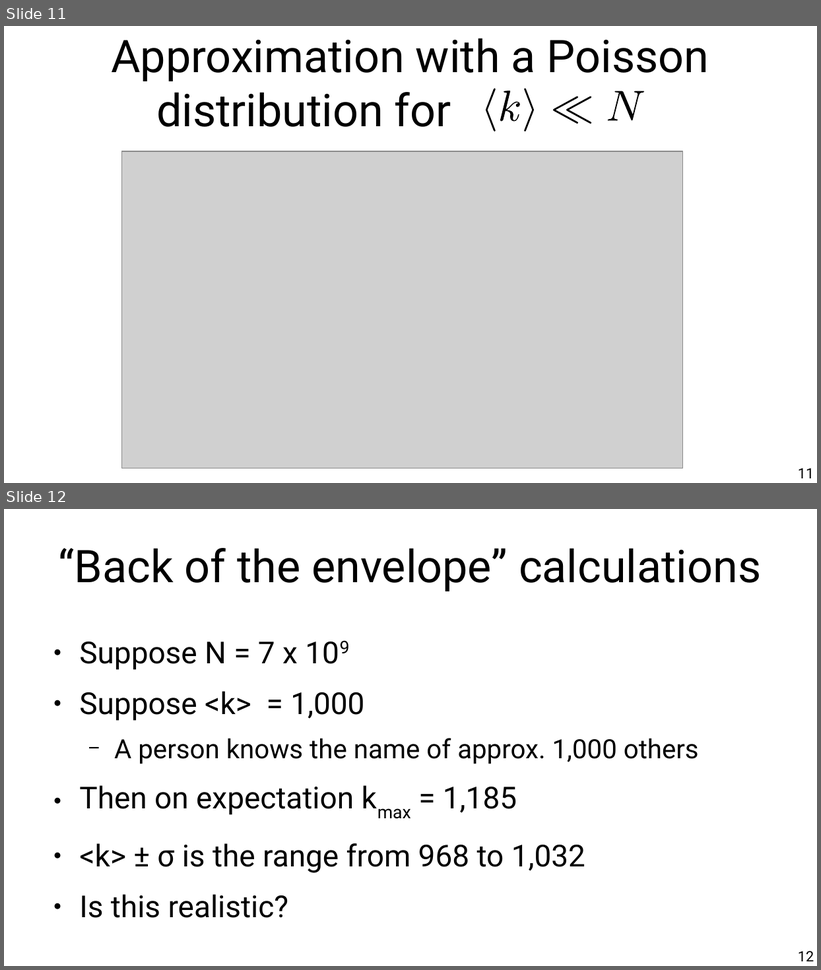
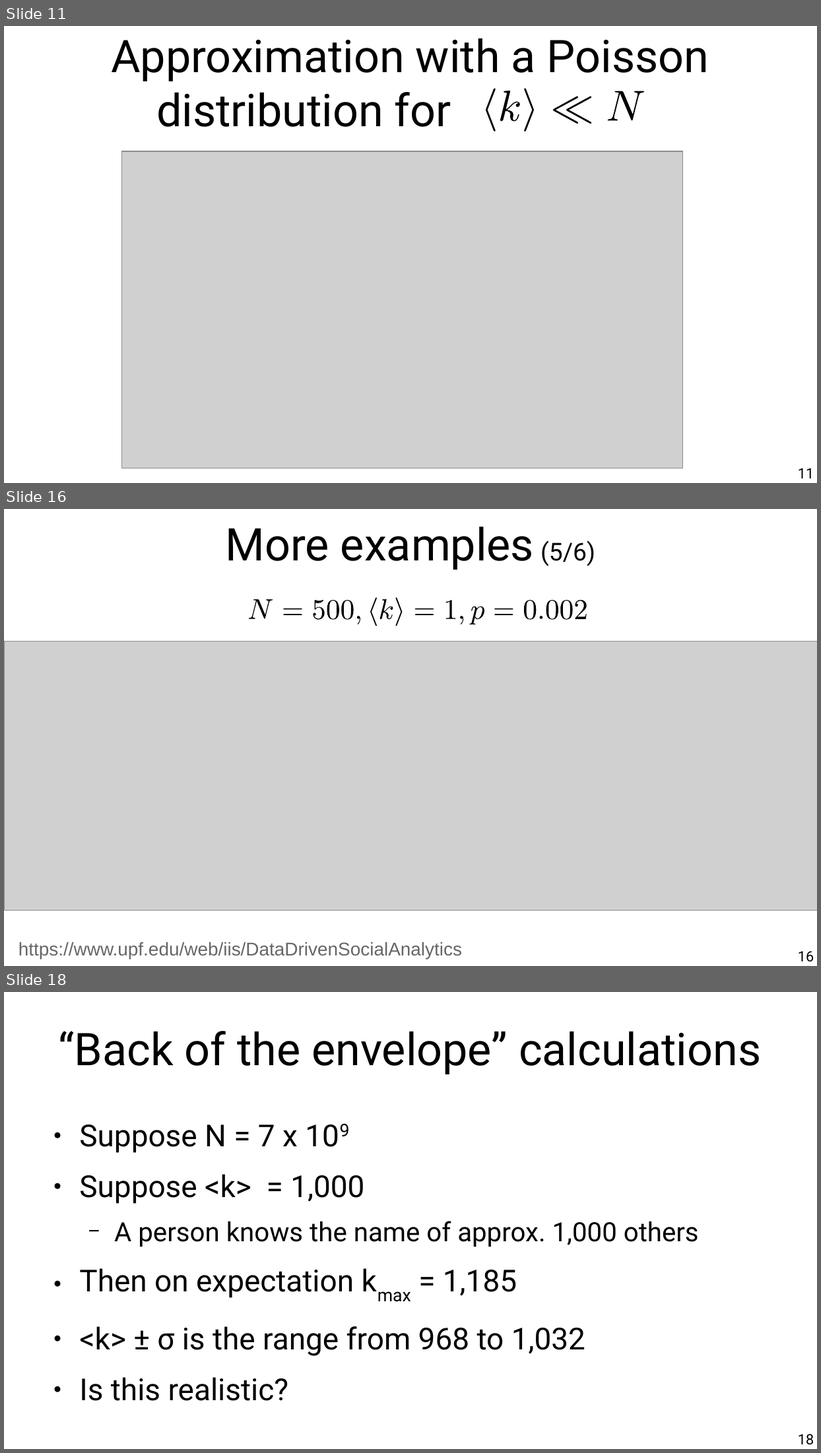
Before and after one commit to chatox/networks-science-course, a slide deck: theory/tt03_random_networks.odp. Shown one above the other, each under a label of ours: slides 11 and 12 before the commit, slides 11, 16 and 18 after it; the slides between them are not shown. The pictures are 821x970 and 821x1453 pixels, drawn with LibreOffice and Linux fonts; fonts in the diff are those of the drawing; grey boxes stand for pictures. Boxes give left, top, right and bottom in pixels: in the first picture for what was removed or moved away, otherwise in the second. Text is boxed around its words. In the diff, an @@ line names an element or a change of style, - is before the commit and + after.

Commit message:
Example

```diff
--- a/theory/tt03_random_networks.odp
+++ b/theory/tt03_random_networks.odp
@@ slide 16 added at (x1=4, y1=509, x2=817, y2=966), background #FFFFFF @@
@@ title added at (x1=226, y1=526, x2=595, y2=570), 44 pt, text #000000 @@
+More examples (5/6)
@@ group added at (x1=249, y1=597, x2=587, y2=626): 19 freeform shapes @@
@@ picture added at (x1=5, y1=641, x2=817, y2=910) @@
@@ text added at (x1=19, y1=943, x2=462, y2=960), 18 pt, text #666666 @@
+https://www.upf.edu/web/iis/DataDrivenSocialAnalytics
@@ page number added at (x1=798, y1=951, x2=814, y2=962), 14 pt, text #000000 @@
+16
@@ what was slide 12 is now slide 18 @@
@@ page number at (x1=798, y1=1434, x2=814, y2=1445): text changed @@
-12
+18
```
Also in this commit, not shown: 9 slides changed, 5 other slides added.
